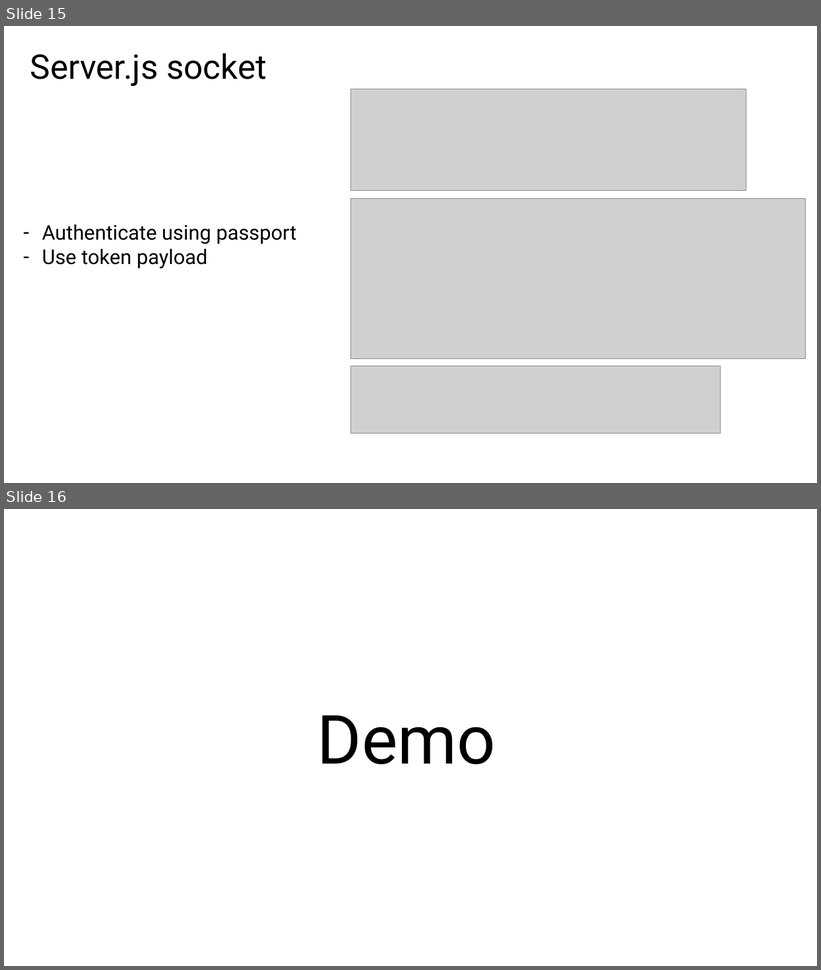
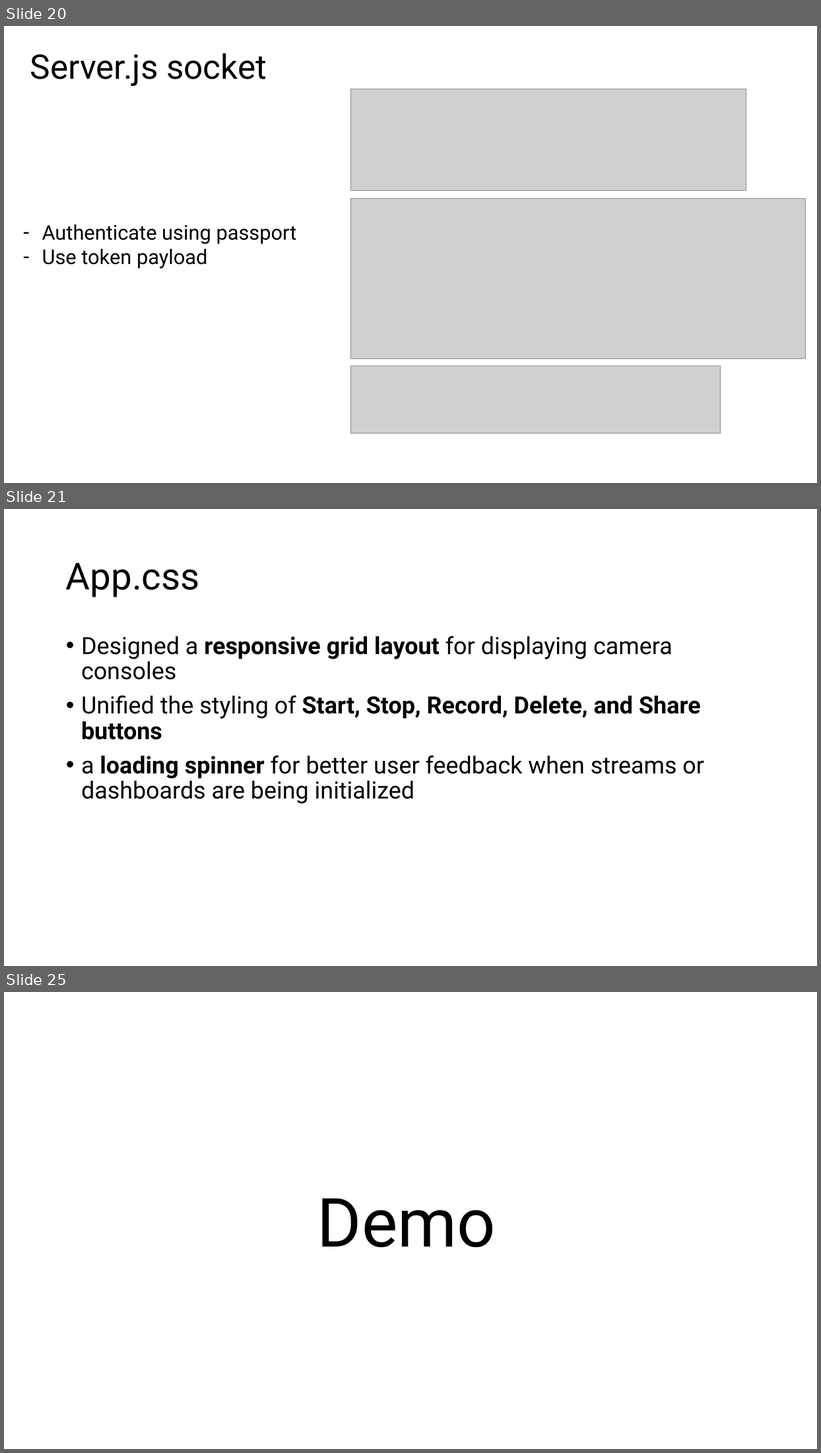
Before and after one commit to Nova200019/Media-management-platform, a slide deck: assests/Media-Management-Platform.pptx. Shown one above the other, each under a label of ours: slides 15 and 16 before the commit, slides 20, 21 and 25 after it; the slides between them are not shown. The pictures are 821x970 and 821x1453 pixels, drawn with LibreOffice and Linux fonts; fonts in the diff are those of the drawing; grey boxes stand for pictures. Boxes give left, top, right and bottom in pixels: in the first picture for what was removed or moved away, otherwise in the second. Text is boxed around its words. In the diff, an @@ line names an element or a change of style, - is before the commit and + after.

```diff
--- a/assests/Media-Management-Platform.pptx
+++ b/assests/Media-Management-Platform.pptx
@@ slide 21 added at bbox=[4, 509, 817, 966], background #FFFFFF @@
@@ title added at bbox=[66, 563, 200, 597], 44 pt, text #000000 @@
+App.css
@@ text added at bbox=[81, 636, 704, 804], 28 pt, text #000000 @@
+• Designed a responsive grid layout for displaying camera consoles
+• Unified the styling of Start, Stop, Record, Delete, and Share buttons
+• a loading spinner for better user feedback when streams or dashboards are being initialized
@@ what was slide 15 is now slide 20 @@
@@ what was slide 16 is now slide 25 @@
```
Also in this commit, not shown: 1 slide changed, 10 other slides added, 1 slide removed, 1 other file.
